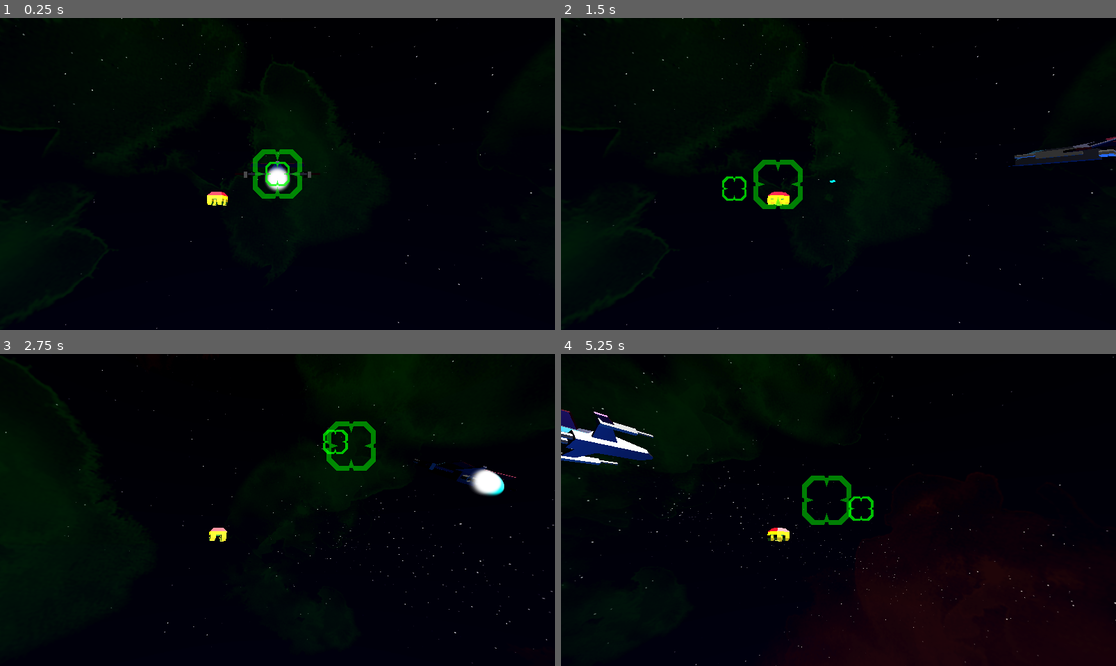
Above: before the commit, frames 1-4 (two rows, left to right).
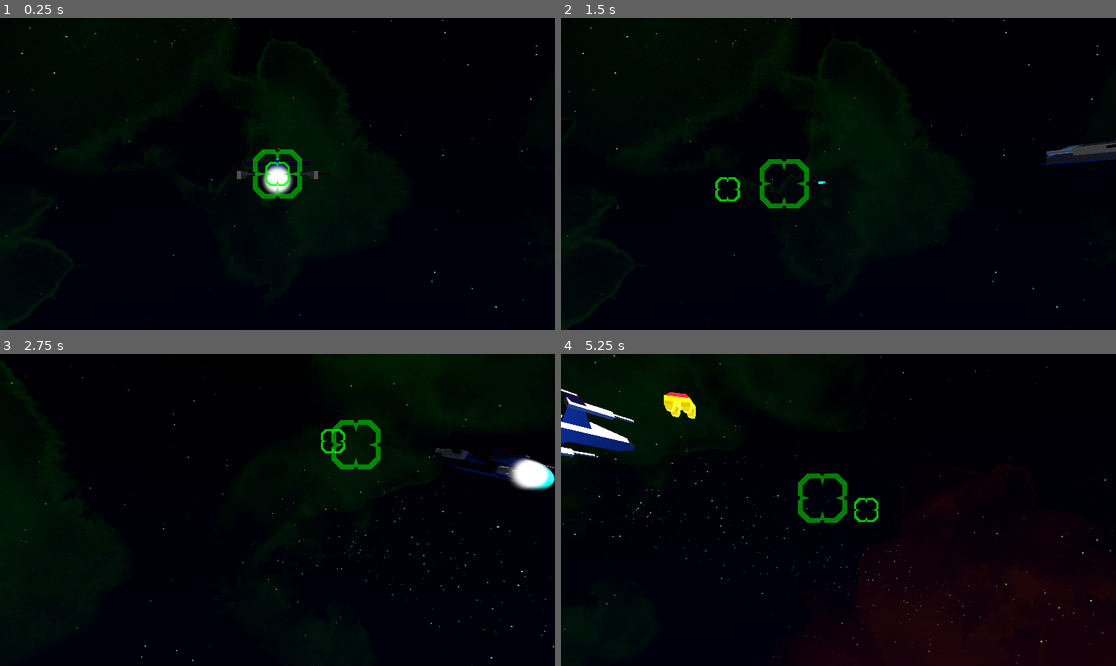
Above: after the commit, the same moments.

Repository: KettLovahr/COSMOSTRIDE
Game: Godot game, scene res://Scenes/MainScene/MainScene.tscn
The game is run twice, just before and just after one commit, with the same random seed, the same clock (stepped at 60 frames per second) and the same inputs.
Inputs (mouse positions are in pixels of both pictures, inside the frame that each line leads up to):
- Up to frame 1 (0.25 s): no input
- Up to frame 2 (1.5 s): tap Enter at 0.5 s; move the mouse to (960, 158) at 0.52 s; hold D (move_right) 0.53-1.28 s; tap W (move_ascend) at 0.6 s; move the mouse to (727, 189) at 1.27 s; hold A (move_left) from 1.28 s (still down); click (727, 189) at 1.35 s
- Up to frame 3 (2.75 s): move the mouse to (333, 441) at 2.02 s; release A (move_left) at 2.03 s; hold D (move_right) from 2.03 s (still down); tap W (move_ascend) at 2.1 s
- Up to frame 4 (5.25 s): move the mouse to (810, 572) at 2.77 s; click (810, 572) at 2.85 s; move the mouse to (1005, 556) at 3.52 s; release D (move_right) at 3.53 s; hold A (move_left) from 3.53 s (still down); tap W (move_ascend) at 3.6, 5.1 s; move the mouse to (672, 463) at 4.27 s; click (672, 463) at 4.35 s; move the mouse to (866, 510) at 5.02 s

The runs differ from the first frame. In frame 1, 0.8% of the frame differs, in the area x 1-100%, y 0-100%; in frame 2, 1.7%; in frame 3, 2.8%; in frame 4, 3.7%, in the area x 0-100%, y 0-100%.

Commit message:
End of the first day

Diff:
--- a/Scenes/Enemies/BasicEnemy.tscn
+++ b/Scenes/Enemies/BasicEnemy.tscn
@@ -5,9 +5,8 @@
 [ext_resource type="PackedScene" uid="uid://duexvq4xpte8q" path="res://Scenes/Enemies/Explosion.tscn" id="2_ymt2p"]
 [ext_resource type="AudioStream" uid="uid://cjnfb2yg3icno" path="res://Scenes/Enemies/Hit.wav" id="3_rbeau"]
 
-[sub_resource type="CylinderShape3D" id="CylinderShape3D_cm2l7"]
-height = 1.22565
-radius = 0.797199
+[sub_resource type="SphereShape3D" id="SphereShape3D_wco26"]
+radius = 1.0
 
 [sub_resource type="Animation" id="Animation_v307r"]
 resource_name = "Default"
@@ -52,7 +51,7 @@
 explosion_scene = ExtResource("2_ymt2p")
 
 [node name="CollisionShape3D" type="CollisionShape3D" parent="."]
-shape = SubResource("CylinderShape3D_cm2l7")
+shape = SubResource("SphereShape3D_wco26")
 
 [node name="BasicEnemyModel" parent="." instance=ExtResource("2_es8rh")]
 transform = Transform3D(0.15, 0, 0, 0, 0.15, 0, 0, 0, 0.15, 0, 0, 0)
--- a/Scenes/Enemies/EnemyScript.gd
+++ b/Scenes/Enemies/EnemyScript.gd
@@ -3,7 +3,7 @@
 
 @export var explosion_scene: PackedScene
 
-@export var hit_points: int = 5:
+@export var hit_points: int = 3:
 	set(v):
 		print(v)
 		$HitSound.play()
--- /dev/null
+++ b/Scenes/Enemies/EnemySpawner.gd
@@ -0,0 +1,31 @@
+extends Node3D
+
+@export var enemies: Array[PackedScene]
+@export var patterns: Array[Path3D]
+
+@export var spawn_timer: float = 3.0
+
+
+# Called when the node enters the scene tree for the first time.
+func _ready():
+	$SpawnTimer.start(spawn_timer)
+
+
+func _on_spawn_timer_timeout():
+	spawn_enemy()
+	$SpawnTimer.start(spawn_timer)
+
+func spawn_enemy():
+	var which_pattern = randi_range(0, len(patterns) - 1)
+	var which_enemy = randi_range(0, len(enemies) - 1)
+	var new_follow = PathFollow3D.new()
+	var new_enemy: Enemy = enemies[which_enemy].instantiate()
+	patterns[which_pattern].add_child(new_follow)
+	new_follow.add_child(new_enemy)
+	new_enemy.position += Vector3(randf(), randf() * 3.0, randf())
+
+	new_follow.rotation_mode= PathFollow3D.ROTATION_ORIENTED
+
+	var tween = get_tree().create_tween()
+	new_follow.progress_ratio = round(randf())
+	tween.tween_property(new_follow, "progress_ratio", 1.0 - new_follow.progress_ratio, 12.0)
--- /dev/null
+++ b/Scenes/Enemies/EnemySpawner.tscn
@@ -0,0 +1,35 @@
+[gd_scene load_steps=5 format=3 uid="uid://sjqvc8hxvso"]
+
+[ext_resource type="Script" path="res://Scenes/Enemies/EnemySpawner.gd" id="1_6i7yf"]
+[ext_resource type="PackedScene" uid="uid://blf54rw528dxq" path="res://Scenes/Enemies/BasicEnemy.tscn" id="2_mrhht"]
+
+[sub_resource type="Curve3D" id="Curve3D_skfc4"]
+bake_interval = 50.0
+_data = {
+"points": PackedVector3Array(0, 0, 0, 0, 0, 0, 0.274, 0, 7.444, 0, 0, 0, 0, 0, 0, 4.341, 0, -0.508, 0, 0, 0, 0, 0, 0, 4.303, 0, -6.97, 0, 0, 0, 0, 0, 0, -0.387, 0, -9.783, 0, 0, 0, 0, 0, 0, -4.772, 0, -4.867, 0, 0, 0, 0, 0, 0, 0.0269165, 0, -6.67492, 0, 0, 0, 0, 0, 0, 3.176, 0, -4.827, 0, 0, 0, 0, 0, 0, -0.0269165, 0, -3.33746, 0, 0, 0, 0, 0, 0, -3.967, 0, -2.481, 0, 0, 0, 0, 0, 0, 0.221, 0, 7.494),
+"tilts": PackedFloat32Array(0, 0, 0, 0, 0, 0, 0, 0, 0, 0)
+}
+point_count = 10
+
+[sub_resource type="Curve3D" id="Curve3D_ydbxe"]
+bake_interval = 20.0
+_data = {
+"points": PackedVector3Array(0, 0, 0, 0, 0, 0, 15.7892, -0.105669, -0.0374757, 0, 0, 0, 0, 0, 0, 11.1949, -0.111067, -7.99088, 0, 0, 0, 0, 0, 0, 4.93434, -0.381939, -12.7754, 0, 0, 0, 0, 0, 0, -5.38358, -0.195549, -13.1532, 0, 0, 0, 0, 0, 0, -11.5943, 0.0798073, -7.87585, 0, 0, 0, 0, 0, 0, -16.2855, 0.0685501, 0.139364),
+"tilts": PackedFloat32Array(0, 0, 0, 0, 0, 0)
+}
+point_count = 6
+
+[node name="EnemySpawner" type="Node3D" node_paths=PackedStringArray("patterns")]
+script = ExtResource("1_6i7yf")
+enemies = Array[PackedScene]([ExtResource("2_mrhht")])
+patterns = [NodePath("LoopFromBack"), NodePath("LoopFromBack2")]
+
+[node name="LoopFromBack" type="Path3D" parent="."]
+curve = SubResource("Curve3D_skfc4")
+
+[node name="LoopFromBack2" type="Path3D" parent="."]
+curve = SubResource("Curve3D_ydbxe")
+
+[node name="SpawnTimer" type="Timer" parent="."]
+
+[connection signal="timeout" from="SpawnTimer" to="." method="_on_spawn_timer_timeout"]
--- a/Scenes/Enemies/Explosion.tscn
+++ b/Scenes/Enemies/Explosion.tscn
@@ -3,7 +3,7 @@
 [ext_resource type="AudioStream" uid="uid://cyoeilu4w4g3e" path="res://Scenes/Enemies/Kill.wav" id="1_cb444"]
 
 [sub_resource type="Curve" id="Curve_1h4f8"]
-_data = [Vector2(0, 1), 0.0, 0.0, 0, 0, Vector2(0.746753, 1), 0.0, 0.0, 0, 0, Vector2(1, 0), -3.24211, 0.0, 0, 0]
+_data = [Vector2(0, 1), 0.0, 0.0, 0, 0, Vector2(0.621053, 1), 0.0, 0.0, 0, 0, Vector2(1, 0), -3.24211, 0.0, 0, 0]
 point_count = 3
 
 [sub_resource type="CurveTexture" id="CurveTexture_m5hxy"]
@@ -24,6 +24,11 @@
 cull_mode = 2
 shading_mode = 0
 albedo_color = Color(0.662745, 0.584314, 0.0784314, 1)
+billboard_mode = 3
+billboard_keep_scale = true
+particles_anim_h_frames = 1
+particles_anim_v_frames = 1
+particles_anim_loop = false
 
 [sub_resource type="QuadMesh" id="QuadMesh_e08jc"]
 material = SubResource("StandardMaterial3D_msiel")
@@ -31,6 +36,7 @@
 [node name="Node3D" type="GPUParticles3D"]
 emitting = false
 amount = 32
+lifetime = 0.3
 one_shot = true
 explosiveness = 1.0
 process_material = SubResource("ParticleProcessMaterial_8bc3h")
--- a/Scenes/MainScene/MainScene.tscn
+++ b/Scenes/MainScene/MainScene.tscn
@@ -2,7 +2,7 @@
 
 [ext_resource type="PackedScene" uid="uid://54blxns7gun0" path="res://Scenes/Player/Player.tscn" id="1_b0qem"]
 [ext_resource type="Texture2D" uid="uid://cftwqfcjdii2u" path="res://Scenes/MainScene/space.png" id="2_spow3"]
-[ext_resource type="PackedScene" uid="uid://blf54rw528dxq" path="res://Scenes/Enemies/BasicEnemy.tscn" id="3_m0xwh"]
+[ext_resource type="PackedScene" uid="uid://sjqvc8hxvso" path="res://Scenes/Enemies/EnemySpawner.tscn" id="3_5bmqk"]
 
 [sub_resource type="Curve3D" id="Curve3D_cwgd7"]
 bake_interval = 250.0
@@ -21,8 +21,25 @@
 [sub_resource type="Environment" id="Environment_phw2n"]
 background_mode = 2
 sky = SubResource("Sky_1q2ii")
+ambient_light_source = 2
+ambient_light_color = Color(1, 1, 1, 1)
 
 [sub_resource type="CameraAttributesPractical" id="CameraAttributesPractical_bbybn"]
+
+[sub_resource type="Animation" id="Animation_0wyh5"]
+length = 0.001
+tracks/0/type = "value"
+tracks/0/imported = false
+tracks/0/enabled = true
+tracks/0/path = NodePath("Path3D/PathFollow3D:progress_ratio")
+tracks/0/interp = 1
+tracks/0/loop_wrap = true
+tracks/0/keys = {
+"times": PackedFloat32Array(0),
+"transitions": PackedFloat32Array(1),
+"update": 0,
+"values": [0.0]
+}
 
 [sub_resource type="Animation" id="Animation_bfhwk"]
 resource_name = "Rail"
@@ -40,21 +57,6 @@
 "values": [0.0, 1.0]
 }
 
-[sub_resource type="Animation" id="Animation_0wyh5"]
-length = 0.001
-tracks/0/type = "value"
-tracks/0/imported = false
-tracks/0/enabled = true
-tracks/0/path = NodePath("Path3D/PathFollow3D:progress_ratio")
-tracks/0/interp = 1
-tracks/0/loop_wrap = true
-tracks/0/keys = {
-"times": PackedFloat32Array(0),
-"transitions": PackedFloat32Array(1),
-"update": 0,
-"values": [0.0]
-}
-
 [sub_resource type="AnimationLibrary" id="AnimationLibrary_6g2e1"]
 _data = {
 "RESET": SubResource("Animation_0wyh5"),
@@ -67,14 +69,13 @@
 curve = SubResource("Curve3D_cwgd7")
 
 [node name="PathFollow3D" type="PathFollow3D" parent="Path3D"]
-transform = Transform3D(0.863892, 0.0105887, 0.503558, 0, 0.999771, -0.0210231, -0.503668, 0.0181617, 0.863703, 0.0721517, -0.148946, -2.11694)
+transform = Transform3D(0.863892, 0.0105887, 0.503557, 0, 0.999771, -0.0210231, -0.503667, 0.0181617, 0.863703, 0.0721515, -0.148946, -2.11694)
 progress = 0.719849
 rotation_mode = 4
 loop = false
 tilt_enabled = false
 
-[node name="BasicEnemy" parent="Path3D/PathFollow3D" instance=ExtResource("3_m0xwh")]
-transform = Transform3D(0.801742, -1.49877e-08, -0.597677, 0.121231, 0.97922, 0.162623, 0.585252, -0.202837, 0.785074, -2.1377, -0.846579, -4.27735)
+[node name="EnemySpawner" parent="Path3D/PathFollow3D" instance=ExtResource("3_5bmqk")]
 
 [node name="PlayerRoot" parent="Path3D/PathFollow3D" instance=ExtResource("1_b0qem")]
 
--- a/Scenes/Player/Bullet.gd
+++ b/Scenes/Player/Bullet.gd
@@ -22,3 +22,4 @@
 func _on_body_entered(body):
 	if body is Enemy:
 		body.hit_points -= 1
+		queue_free()
--- a/Scenes/Player/Bullet.tscn
+++ b/Scenes/Player/Bullet.tscn
@@ -26,8 +26,7 @@
 transform = Transform3D(1, 0, 0, 0, -4.37114e-08, -1, 0, 1, -4.37114e-08, 0, 0, 0)
 mesh = SubResource("CapsuleMesh_fpqa3")
 
-[node name="Timer" type="Timer" parent="."]
-wait_time = 3.0
+[node name="DespawnTimer" type="Timer" parent="."]
 autostart = true
 
 [node name="AudioStreamPlayer3D" type="AudioStreamPlayer3D" parent="."]
@@ -39,4 +38,4 @@
 shape = SubResource("CapsuleShape3D_120ja")
 
 [connection signal="body_entered" from="." to="." method="_on_body_entered"]
-[connection signal="timeout" from="Timer" to="." method="_on_timer_timeout"]
+[connection signal="timeout" from="DespawnTimer" to="." method="_on_timer_timeout"]
--- a/Scenes/Player/Player.gd
+++ b/Scenes/Player/Player.gd
@@ -23,14 +23,15 @@
 		$PlayerController/ModelPosition/PlayerModel/GunLeft,
 		$PlayerController/ModelPosition/PlayerModel/GunRight
 	]
+	Input.mouse_mode = Input.MOUSE_MODE_HIDDEN
 
 
 # Called every frame. 'delta' is the elapsed time since the previous frame.
 func _process(delta):
-	world_cursor_pos = $PlayerCamera.project_position(get_viewport().get_mouse_position(), 100)
+	world_cursor_pos = $PlayerCamera.project_position(get_viewport().get_mouse_position(), 25)
 	var unprojected_cursor = $PlayerCamera.unproject_position(world_cursor_pos)
 	var unprojected_player = $PlayerCamera.unproject_position($PlayerController.global_position)
-	$ReticleInner.position = lerp(unprojected_cursor, unprojected_player, 0.02)
+	$ReticleInner.position = lerp(unprojected_cursor, unprojected_player, 0.00)
 	$ReticleOuter.position = lerp(unprojected_cursor, unprojected_player, 0.15)
 
 	$PlayerController.look_at(world_cursor_pos)
--- a/Scenes/Player/Player.tscn
+++ b/Scenes/Player/Player.tscn
@@ -72,6 +72,7 @@
 [node name="PlayerCamera" type="Camera3D" parent="."]
 transform = Transform3D(1, 0, 0, 0, 1, 0, 0, 0, 1, 0, 0, 3)
 current = true
+fov = 65.0
 
 [node name="ReticleOuter" type="Sprite2D" parent="."]
 modulate = Color(1, 1, 1, 0.498039)
--- a/Scenes/Player/PlayerController.gd
+++ b/Scenes/Player/PlayerController.gd
@@ -3,7 +3,7 @@
 const SPEED = 20.0
 const JUMP_VELOCITY = 4.5
 
-var range: Vector2 = Vector2(3.5, 2.0)
+var range: Vector2 = Vector2(3.25, 1.75)
 
 var velocity: Vector2
 
